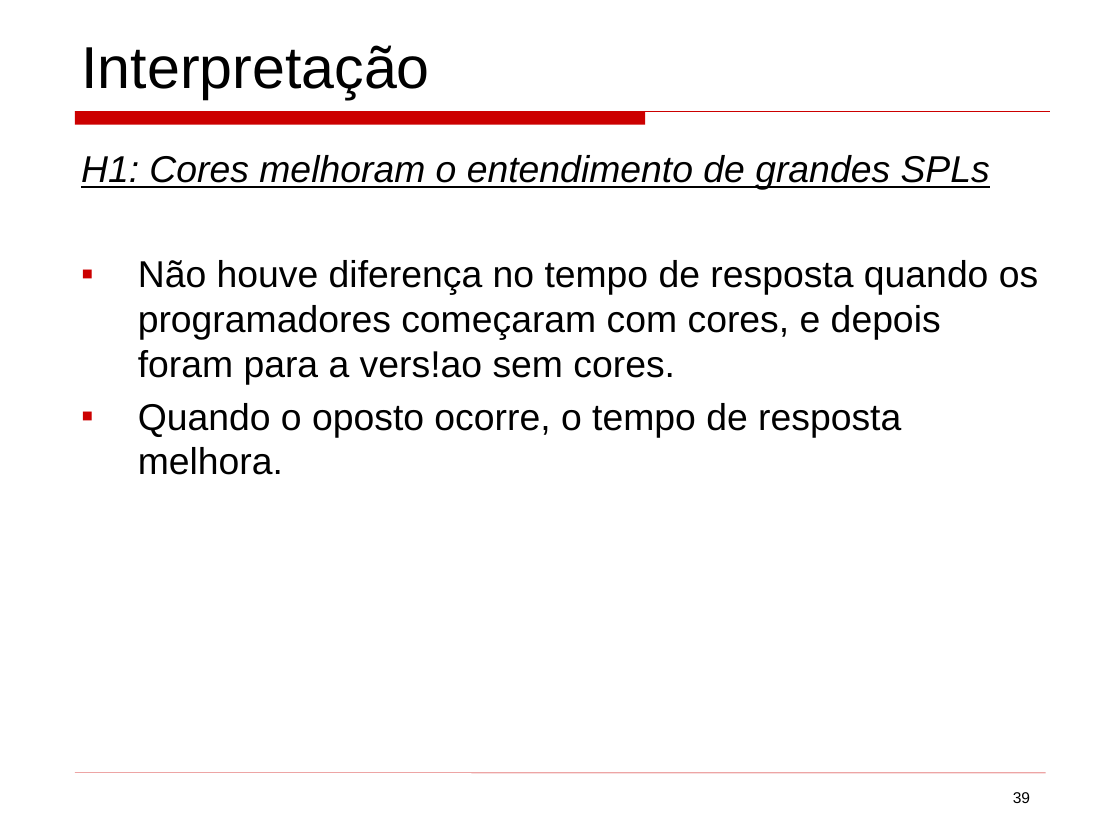
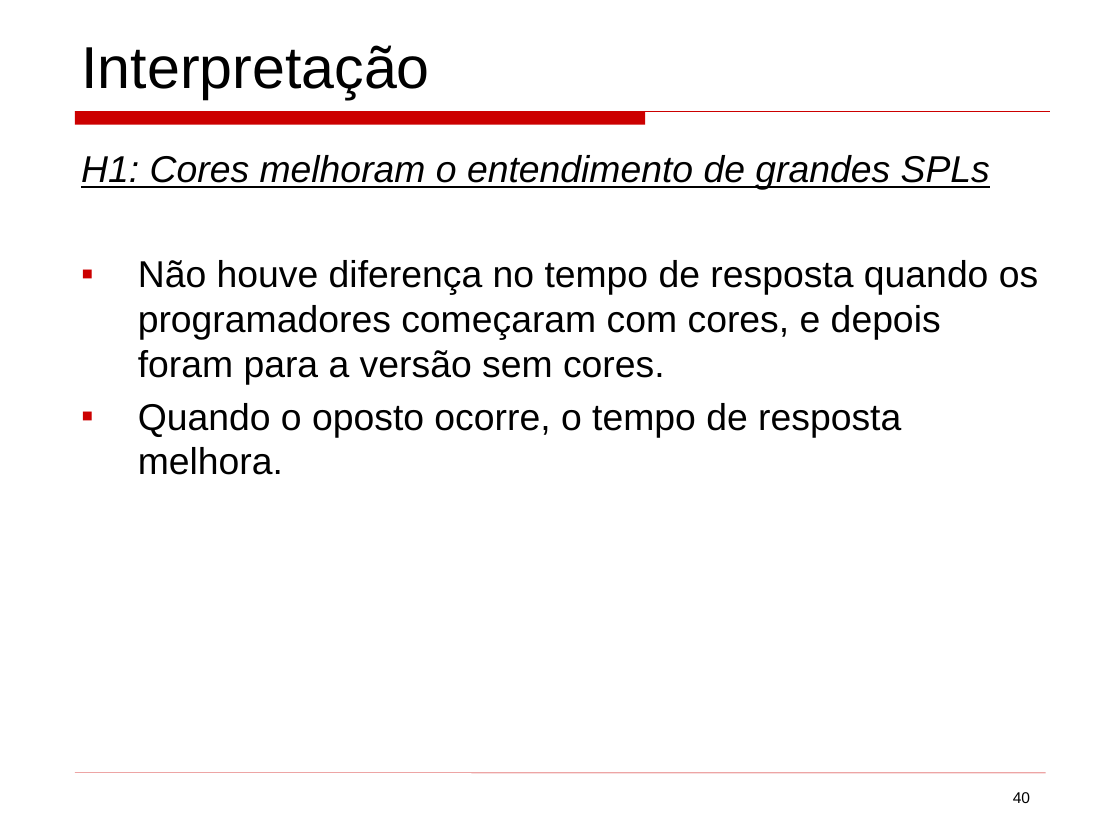
Before and after one commit to mateus51/TPs, a slide deck: slide 40 of ArqSoft/Seminários/background_colors_program_comprehension.ppt (slide 39 before the commit). Drawn at 1120x840 pixels with LibreOffice and Linux fonts; fonts in the diff are those of the drawing. Boxes give left, top, right and bottom in pixels: in the first picture for what was removed or moved away, otherwise in the second. Text is boxed around its words. In the diff, an @@ line names an element or a change of style, - is before the commit and + after.

```diff
--- a/ArqSoft/Seminários/background_colors_program_comprehension.ppt
+++ b/ArqSoft/Seminários/background_colors_program_comprehension.ppt
@@ text at bbox=[138, 260, 1038, 385]: text changed @@
-▪ Não houve diferença no tempo de resposta quando os programadores começaram com cores, e depois foram para a vers!ao sem cores.
+▪ Não houve diferença no tempo de resposta quando os programadores começaram com cores, e depois foram para a versão sem cores.
@@ page number at bbox=[1013, 792, 1030, 803]: text changed @@
-39
+40
```
Also in this commit, not shown: 19 other slides changed, 2 slides added, 1 slide removed, 3 other files.
